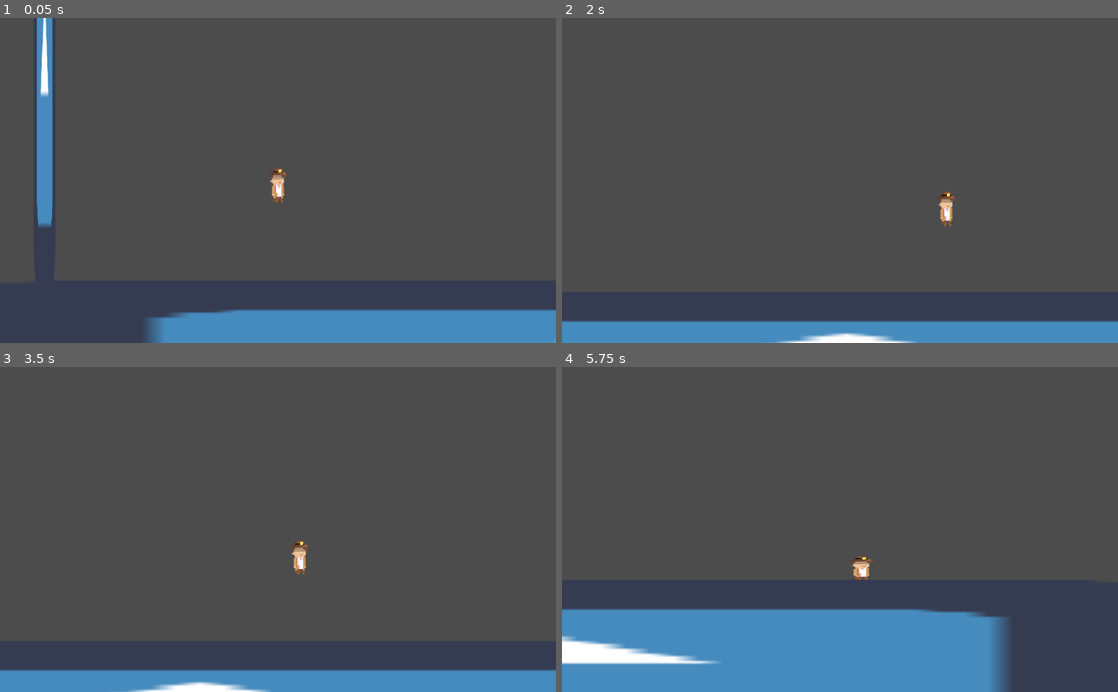
Above: before the commit, frames 1-4 (two rows, left to right).
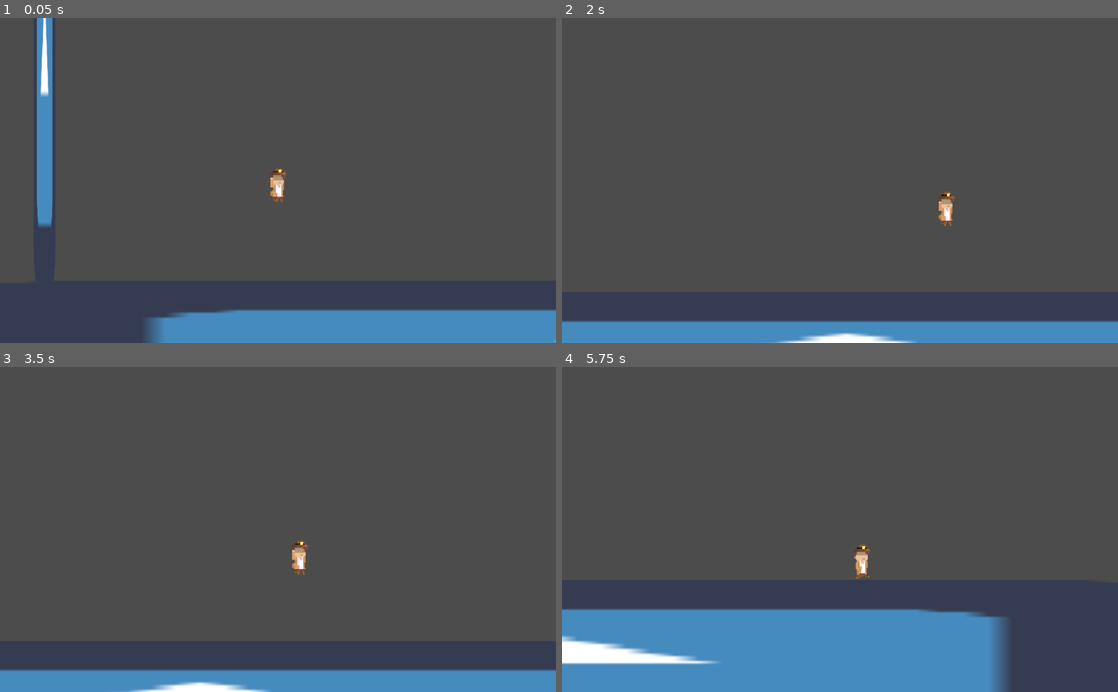
Above: after the commit, the same moments.

Repository: Spiderpat12/OmarDev1
Game: Godot game, scene res://Game.tscn
Same seed, same stepped clock (60 frames per second), same inputs: the game is played once before the commit and once after it. The project has no main scene, so this scene is started directly. The engine's default icon, where the game draws it, is replaced by a stand-in: a white triangle on a blue panel in a dark square.
Inputs:
- Up to frame 1 (0.05 s): no input
- Up to frame 2 (2 s): hold Right (ui_right) from 0.53 s (still down); tap Up (ui_up) at 0.6, 0.77, 1.07, 1.35, 1.52, 1.82 s
- Up to frame 3 (3.5 s): release Right (ui_right) at 2.03 s; hold Left (ui_left) 2.03-2.78 s; tap Up (ui_up) at 2.1, 2.85, 3.02, 3.32 s; hold Right (ui_right) from 2.78 s (still down)
- Up to frame 4 (5.75 s): tap Up (ui_up) at 3.6, 3.77, 4.07, 4.35, 4.52, 4.82, 5.1 s; release Right (ui_right) at 4.28 s; hold Left (ui_left) 4.28-5.03 s; hold Right (ui_right) from 5.03 s (still down)

The runs differ from the first frame. In frame 1, less than 0.1% of the frame differs, in the area x 48-52%, y 49-56%; in frame 2, less than 0.1%; in frame 3, less than 0.1%; in frame 4, 0.3%, in the area x 51-56%, y 54-66%.

Commit message:
game feell

Diff:
--- a/project_whith_rayan/Game.tscn
+++ b/project_whith_rayan/Game.tscn
@@ -4,7 +4,7 @@
 [ext_resource path="res://icon.png" type="Texture" id=2]
 
 [sub_resource type="RectangleShape2D" id=2]
-extents = Vector2( 532.5, 44 )
+extents = Vector2( 559.25, 44 )
 
 [sub_resource type="RectangleShape2D" id=3]
 extents = Vector2( 9, 151.5 )
@@ -22,7 +22,7 @@
 texture = ExtResource( 2 )
 
 [node name="CollisionShape2D" type="CollisionShape2D" parent="StaticBody2D"]
-position = Vector2( 523, -40 )
+position = Vector2( 549.75, -40 )
 shape = SubResource( 2 )
 
 [node name="StaticBody2D" type="StaticBody2D" parent="StaticBody2D"]
--- a/project_whith_rayan/Sene/Player.tscn
+++ b/project_whith_rayan/Sene/Player.tscn
@@ -228,7 +228,16 @@
 [node name="AnimationTree" type="AnimationTree" parent="."]
 tree_root = SubResource( 29 )
 anim_player = NodePath("../AnimationPlayer")
+active = true
 parameters/playback = SubResource( 30 )
+
+[node name="CoyoteTimer" type="Timer" parent="."]
+wait_time = 0.5
+one_shot = true
+
+[node name="JumpBufferTimer" type="Timer" parent="."]
+wait_time = 0.5
+one_shot = true
 
 [node name="Timers_for_wall_jump" type="Node2D" parent="."]
 
--- a/project_whith_rayan/scripts/Player.gd
+++ b/project_whith_rayan/scripts/Player.gd
@@ -22,6 +22,7 @@
 onready var fall_gravity : float = ((-2.0 * jump_height) / (jump_time_to_peak * jump_time_to_descent))* -1.0
 
 var Anime;
+var have_coyote = false
 
 func _ready() -> void:
 	Anime = $AnimationTree.get("parameters/playback")
@@ -59,13 +60,14 @@
 func Jump() -> void:
 	if !is_on_floor():
 		motion.y += gravity
-	else:
-		if motion.y > gravity:
-			LandSquish()
-		motion.y = gravity
+		if have_coyote:
+			$CoyoteTimer.start()
+			have_coyote = false
 	if can_jump == true:
-		if is_on_floor() && Input.is_action_just_pressed("ui_up"):
+		if (is_on_floor() or !$CoyoteTimer.is_stopped()) && (Input.is_action_just_pressed("ui_up") or !$JumpBufferTimer.is_stopped()):
 			motion.y = jump_velocity
+			$CoyoteTimer.stop()
+			$JumpBufferTimer.stop()
 			JumpSquish()
 
 func doubleJump() -> void:
@@ -118,6 +120,8 @@
 		Anime.travel("Jump")
 
 
+
+
 func JumpSquish():
 	var tween = create_tween()
 	tween.set_trans(Tween.TRANS_SINE)
